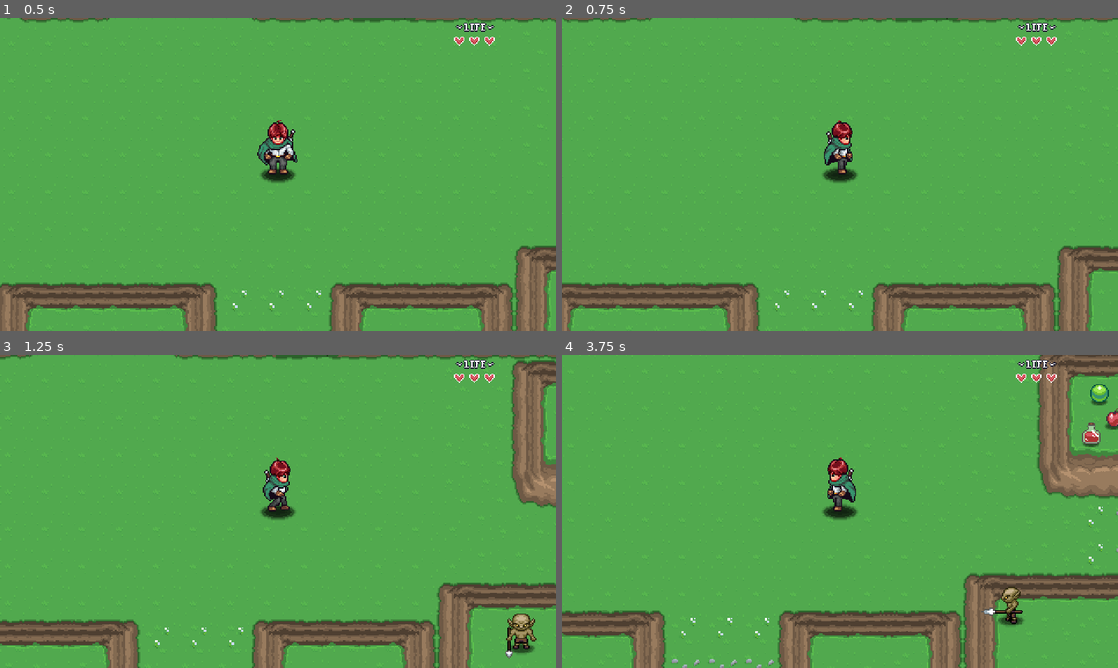
Above: before the commit, frames 1-4 (two rows, left to right).
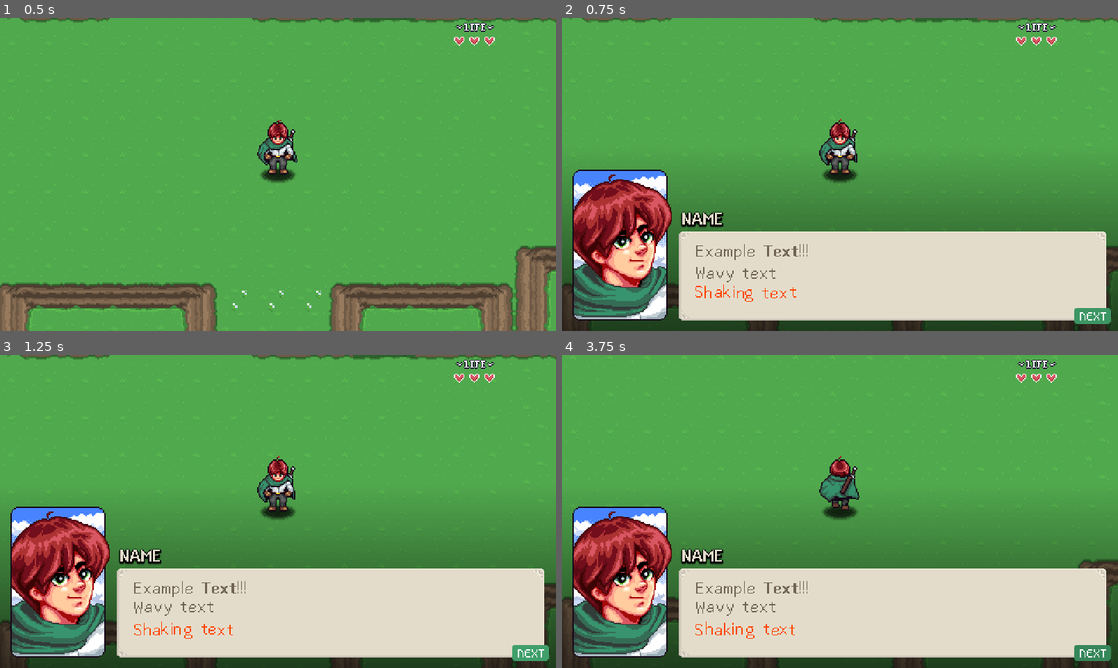
Above: after the commit, the same moments.

Repository: wangwenhao/aarpg
Game: Godot game, scene res://Levels/Area01/01.tscn
Same seed, same stepped clock (60 frames per second), same inputs: the game is played once before the commit and once after it. Sound files missing from this copy of the repository are replaced by a short silence.
Inputs:
- Up to frame 1 (0.5 s): no input
- Up to frame 2 (0.75 s): tap Enter at 0.5 s; hold D (right) from 0.53 s (still down); hold T (test, bound only after the commit) from 0.53 s (still down)
- Up to frame 3 (1.25 s): keep holding D (right); keep holding T (test, bound only after the commit)
- Up to frame 4 (3.75 s): release D (right) at 1.28 s; release T (test, bound only after the commit) at 1.28 s; hold S (down) 1.28-2.03 s; tap N (ability) at 1.35 s; tap T (test, bound only after the commit) at 1.55, 2.3, 3.05 s; hold D (right) 2.03-2.78 s; hold J (attack) 2.03-2.78 s; hold W (up) 2.78-3.53 s; tap I (interact) at 2.85 s; hold A (left) from 3.53 s (still down); hold T (test, bound only after the commit) from 3.53 s (still down)

Frame 1 is identical in both runs. In frame 2, 48% of the frame differs, in the area x 0-100%, y 0-100%; in frame 3, 51%; in frame 4, 53%.

Commit message:
对话框UI

Diff:
--- /dev/null
+++ b/GUI/DialogSystem/Scripts/dialog_system.gd
@@ -0,0 +1,34 @@
+@tool
+@icon("res://GUI/DialogSystem/Icons/star_bubble.svg")
+class_name DialogSystemNode extends CanvasLayer
+
+var is_active: bool = false
+@onready var dialog_ui: Control = $DialogUI
+
+func _ready() -> void:
+	if Engine.is_editor_hint():
+		if get_viewport() is Window:
+			get_parent().remove_child(self)
+		return
+	hide_dialog()
+
+func _unhandled_input(event: InputEvent) -> void:
+	#if not is_active:
+		#return
+	if event.is_action_pressed("test"):
+		if not is_active:
+			show_dialog()
+		else:
+			hide_dialog()
+
+func show_dialog() -> void:
+	is_active = true
+	dialog_ui.visible = true
+	dialog_ui.process_mode = Node.PROCESS_MODE_ALWAYS
+	get_tree().paused = true
+
+func hide_dialog() -> void:
+	is_active = false
+	dialog_ui.visible = false
+	dialog_ui.process_mode =Node.PROCESS_MODE_DISABLED
+	get_tree().paused = false
--- a/GUI/DialogSystem/dialog_system.tscn
+++ b/GUI/DialogSystem/dialog_system.tscn
@@ -1,3 +1,170 @@
-[gd_scene format=3 uid="uid://f7h6ee2ame8f"]
+[gd_scene load_steps=14 format=3 uid="uid://f7h6ee2ame8f"]
 
-[node name="DialogSystem" type="Node2D"]
+[ext_resource type="Script" uid="uid://xaw5uunyu8xc" path="res://GUI/DialogSystem/Scripts/dialog_system.gd" id="1_yc0v7"]
+[ext_resource type="Texture2D" uid="uid://ctc2vhsrauugq" path="res://GUI/DialogSystem/Sprites/text-bubble.png" id="2_gjg0o"]
+[ext_resource type="FontFile" uid="uid://bpdmdbyyaqluh" path="res://GUI/Fonts/Abaddon Light.ttf" id="3_p2qco"]
+[ext_resource type="FontFile" uid="uid://b5quxqbhgleq5" path="res://GUI/Fonts/Abaddon Bold.ttf" id="4_ngyf5"]
+[ext_resource type="Texture2D" uid="uid://dabyathafejft" path="res://NPC/Sprites/Portraits/hero_portrait.png" id="5_imjx8"]
+[ext_resource type="FontFile" uid="uid://dvh8nycvyh4np" path="res://GUI/Fonts/m5x7.ttf" id="6_m6bf1"]
+
+[sub_resource type="Gradient" id="Gradient_yc0v7"]
+colors = PackedColorArray(1, 1, 1, 1, 1, 1, 1, 0)
+
+[sub_resource type="GradientTexture2D" id="GradientTexture2D_gjg0o"]
+gradient = SubResource("Gradient_yc0v7")
+fill_from = Vector2(0, 1)
+fill_to = Vector2(0, 0)
+
+[sub_resource type="StyleBoxTexture" id="StyleBoxTexture_p2qco"]
+content_margin_left = 14.0
+content_margin_top = 10.0
+content_margin_right = 14.0
+content_margin_bottom = 10.0
+texture = ExtResource("2_gjg0o")
+texture_margin_left = 16.0
+texture_margin_top = 16.0
+texture_margin_right = 16.0
+texture_margin_bottom = 16.0
+
+[sub_resource type="StyleBoxFlat" id="StyleBoxFlat_imjx8"]
+bg_color = Color(1, 1, 1, 1)
+corner_radius_top_left = 3
+corner_radius_top_right = 3
+corner_radius_bottom_right = 3
+corner_radius_bottom_left = 3
+expand_margin_left = 5.0
+expand_margin_right = 3.0
+expand_margin_bottom = 1.0
+
+[sub_resource type="Animation" id="Animation_m6bf1"]
+resource_name = "default"
+loop_mode = 1
+step = 0.1
+tracks/0/type = "value"
+tracks/0/imported = false
+tracks/0/enabled = true
+tracks/0/path = NodePath(".:modulate")
+tracks/0/interp = 1
+tracks/0/loop_wrap = true
+tracks/0/keys = {
+"times": PackedFloat32Array(0, 0.5, 1),
+"transitions": PackedFloat32Array(1, 1, 1),
+"update": 0,
+"values": [Color(1, 1, 1, 1), Color(1.353256, 1.353256, 1.353256, 1), Color(1, 1, 1, 1)]
+}
+
+[sub_resource type="Animation" id="Animation_5rua8"]
+length = 0.001
+tracks/0/type = "value"
+tracks/0/imported = false
+tracks/0/enabled = true
+tracks/0/path = NodePath(".:modulate")
+tracks/0/interp = 1
+tracks/0/loop_wrap = true
+tracks/0/keys = {
+"times": PackedFloat32Array(0),
+"transitions": PackedFloat32Array(1),
+"update": 0,
+"values": [Color(1, 1, 1, 1)]
+}
+
+[sub_resource type="AnimationLibrary" id="AnimationLibrary_5rua8"]
+_data = {
+&"RESET": SubResource("Animation_5rua8"),
+&"default": SubResource("Animation_m6bf1")
+}
+
+[node name="DialogSystem" type="CanvasLayer"]
+process_mode = 3
+layer = 0
+script = ExtResource("1_yc0v7")
+
+[node name="DialogUI" type="Control" parent="."]
+layout_mode = 3
+anchors_preset = 15
+anchor_right = 1.0
+anchor_bottom = 1.0
+grow_horizontal = 2
+grow_vertical = 2
+
+[node name="TextureRect" type="TextureRect" parent="DialogUI"]
+modulate = Color(0, 0, 0, 0.6392157)
+layout_mode = 1
+anchors_preset = 12
+anchor_top = 1.0
+anchor_right = 1.0
+anchor_bottom = 1.0
+offset_top = -162.0
+grow_horizontal = 2
+grow_vertical = 0
+texture = SubResource("GradientTexture2D_gjg0o")
+
+[node name="PanelContainer" type="PanelContainer" parent="DialogUI"]
+layout_mode = 1
+anchors_preset = 3
+anchor_left = 1.0
+anchor_top = 1.0
+anchor_right = 1.0
+anchor_bottom = 1.0
+offset_left = -379.0
+offset_top = -86.0
+offset_right = -10.0
+offset_bottom = -9.0
+grow_horizontal = 0
+grow_vertical = 0
+theme_override_styles/panel = SubResource("StyleBoxTexture_p2qco")
+
+[node name="RichTextLabel" type="RichTextLabel" parent="DialogUI/PanelContainer"]
+layout_mode = 2
+theme_override_colors/default_color = Color(0.4392157, 0.39607844, 0.32156864, 1)
+theme_override_fonts/normal_font = ExtResource("3_p2qco")
+theme_override_fonts/bold_font = ExtResource("4_ngyf5")
+bbcode_enabled = true
+text = "Example [b]Text[/b]!!!
+[wave]Wavy text[/wave]
+[shake][color=orangered]Shaking text[/color][/shake]"
+scroll_active = false
+
+[node name="NameLabel" type="Label" parent="DialogUI"]
+layout_mode = 0
+offset_left = 103.0
+offset_top = 166.0
+offset_right = 150.0
+offset_bottom = 189.0
+theme_override_colors/font_color = Color(0.89411765, 0.8627451, 0.79607844, 1)
+theme_override_colors/font_shadow_color = Color(0, 0, 0, 1)
+theme_override_constants/shadow_offset_x = 0
+theme_override_constants/shadow_outline_size = 5
+theme_override_fonts/font = ExtResource("4_ngyf5")
+text = "NAME"
+
+[node name="PortraitSprite" type="Sprite2D" parent="DialogUI"]
+position = Vector2(50, 196)
+texture = ExtResource("5_imjx8")
+hframes = 4
+
+[node name="Timer" type="Timer" parent="DialogUI"]
+
+[node name="AudioStreamPlayer" type="AudioStreamPlayer" parent="DialogUI"]
+
+[node name="DialogProcessIndicator" type="PanelContainer" parent="DialogUI"]
+self_modulate = Color(0.20784314, 0.5137255, 0.34509805, 1)
+layout_mode = 0
+offset_left = 447.0
+offset_top = 250.0
+offset_right = 471.0
+offset_bottom = 263.0
+theme_override_styles/panel = SubResource("StyleBoxFlat_imjx8")
+
+[node name="Label" type="Label" parent="DialogUI/DialogProcessIndicator"]
+layout_mode = 2
+theme_override_fonts/font = ExtResource("6_m6bf1")
+text = "NEXT"
+horizontal_alignment = 1
+vertical_alignment = 1
+
+[node name="AnimationPlayer" type="AnimationPlayer" parent="DialogUI/DialogProcessIndicator"]
+libraries = {
+&"": SubResource("AnimationLibrary_5rua8")
+}
+autoplay = "default"
--- a/project.godot
+++ b/project.godot
@@ -24,6 +24,7 @@
 SceneTransition="*res://GUI/SceneTransition/scene_transition.tscn"
 SaveManager="*res://00_Globals/global_save_manager.gd"
 PauseMenu="*res://GUI/PauseMenu/pause_menu.tscn"
+DialogSystem="*res://GUI/DialogSystem/dialog_system.tscn"
 
 [display]
 
@@ -32,6 +33,10 @@
 window/size/window_width_override=1920
 window/size/window_height_override=1080
 window/stretch/mode="viewport"
+
+[gui]
+
+theme/custom_font="uid://bpdmdbyyaqluh"
 
 [input]
 
@@ -79,6 +84,11 @@
 "events": [Object(InputEventKey,"resource_local_to_scene":false,"resource_name":"","device":-1,"window_id":0,"alt_press …(192 unchanged characters)…
 ]
 }
+test={
+"deadzone": 0.2,
+"events": [Object(InputEventKey,"resource_local_to_scene":false,"resource_name":"","device":-1,"window_id":0,"alt_pressed":false,"shift_pressed":false,"ctrl_pressed":false,"meta_pressed":false,"pressed":false,"keycode":0,"physical_keycode":84,"key_label":0,"unicode":116,"location":0,"echo":false,"script":null)
+]
+}
 
 [layer_names]
 
Not shown, added: GUI/DialogSystem/Scripts/dialog_system.gd.uid
Not shown, changed: GUI/.DS_Store
